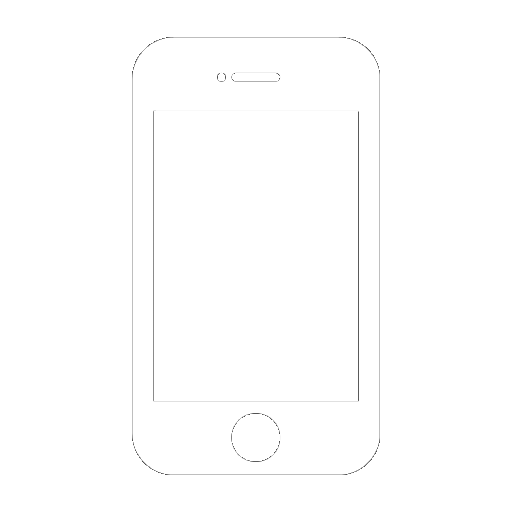
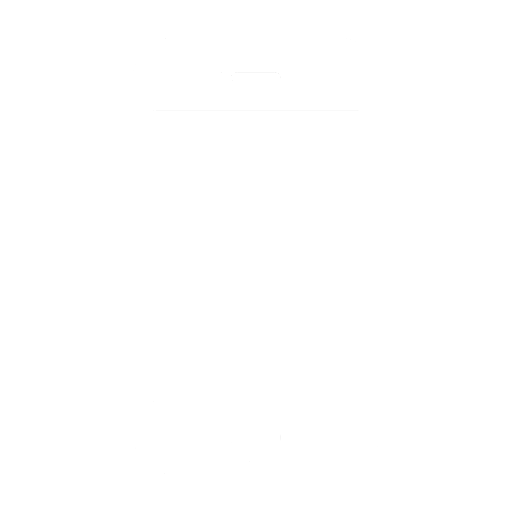
Layer changes from the first w=512, h=512 image to the second:
painted on "iphone-icon.png" over <box>132,37,380,475</box>
